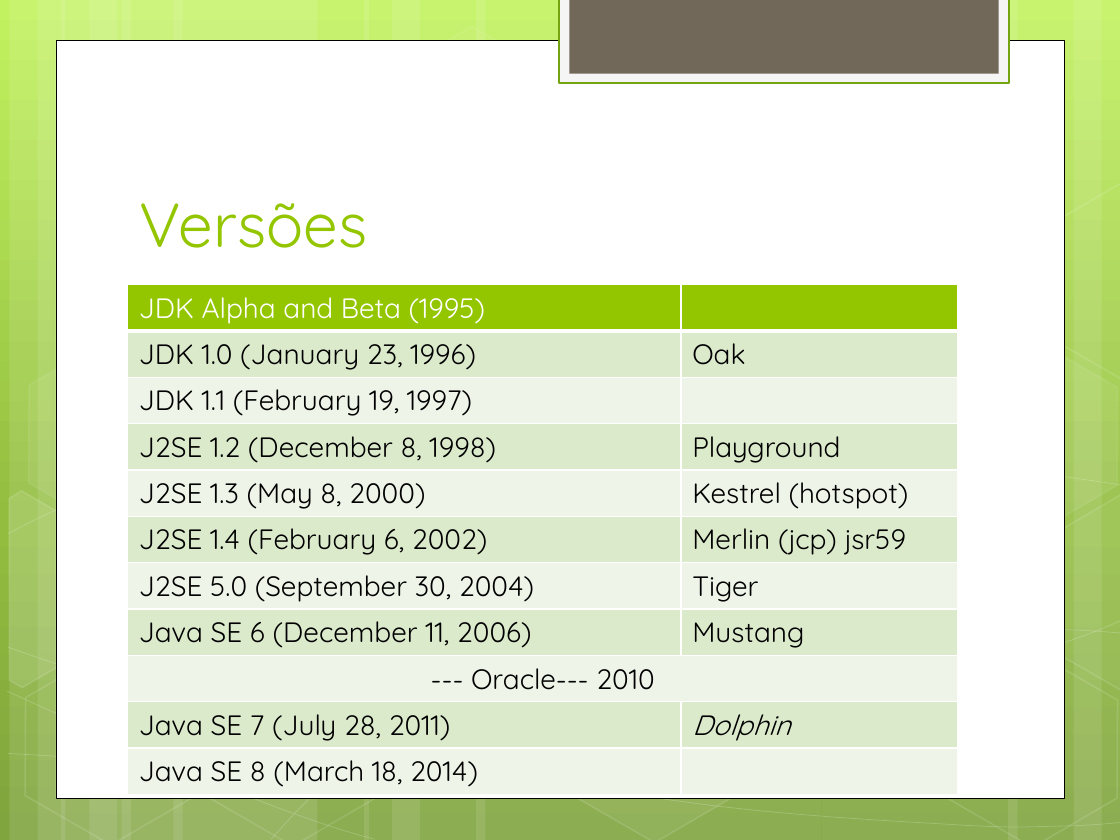
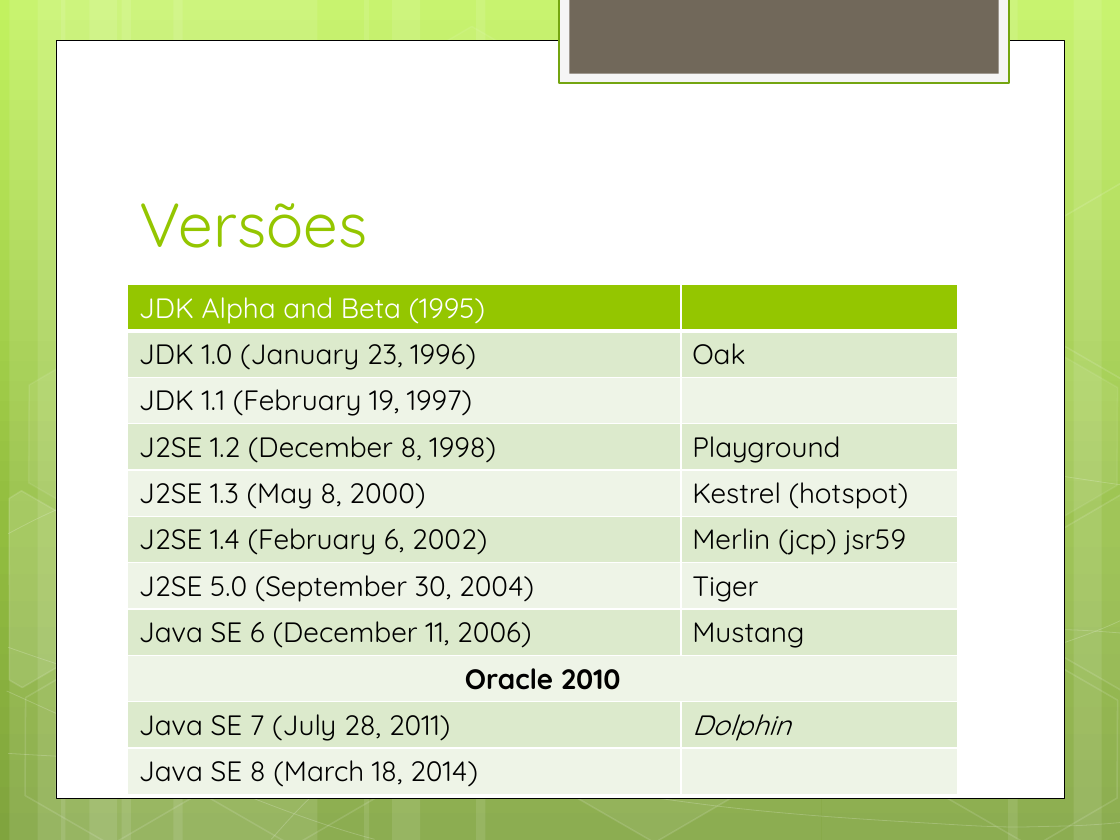
Before and after one commit to daividssilverio/altaperformance, a slide deck: slide 11 of doc/Alta Performance com Java.pptx. Drawn at 1120x840 pixels with LibreOffice and Linux fonts; fonts in the diff are those of the drawing. Boxes give left, top, right and bottom in pixels: in the first picture for what was removed or moved away, otherwise in the second. Text is boxed around its words. In the diff, an @@ line names an element or a change of style, - is before the commit and + after.

```diff
--- a/doc/Alta Performance com Java.pptx
+++ b/doc/Alta Performance com Java.pptx
@@ table at [128, 284, 958, 791] @@
-row 9, column 1: --- Oracle--- 2010
+row 9, column 1: Oracle 2010
```
Also in this commit, not shown: 5 other slides changed, 4 slides added, 4 slides removed.
